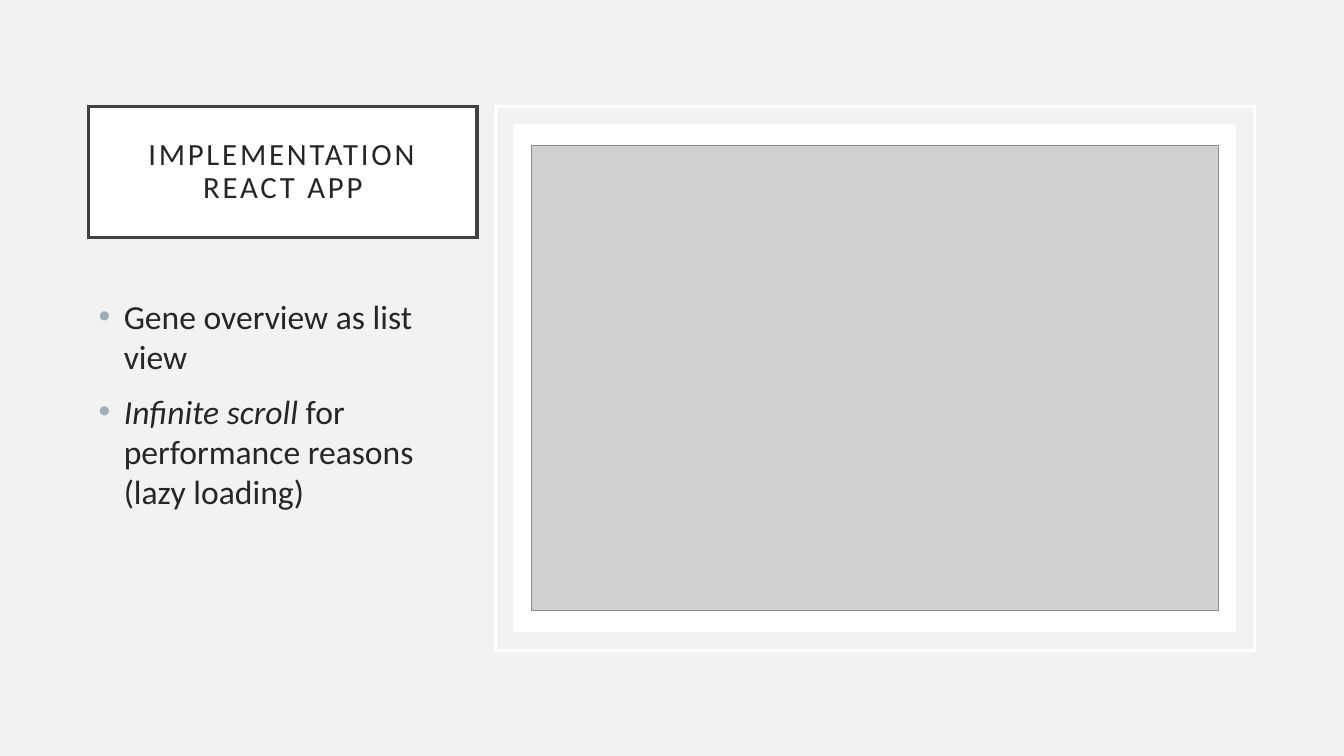
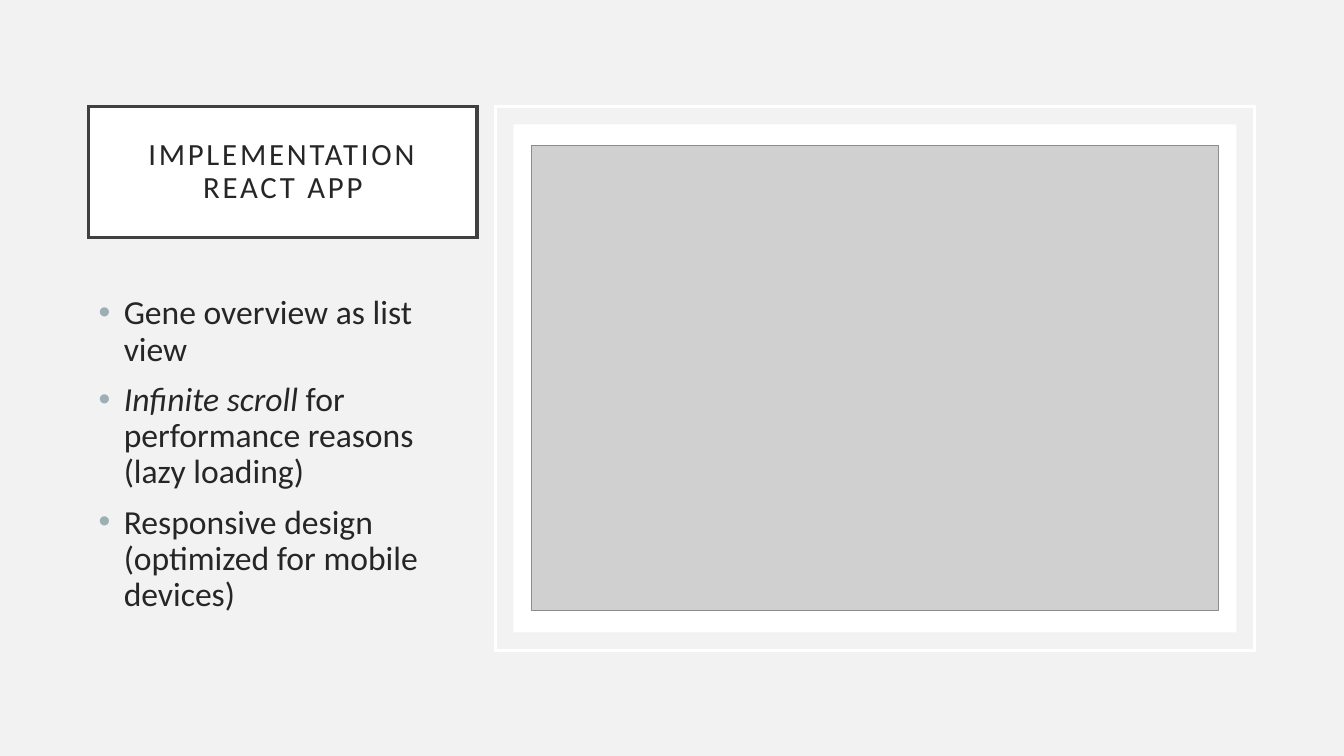
Before and after one commit to G43beli/GENEius, a slide deck: slide 12 of docs/Presentation.pptx. Drawn at 1344x756 pixels with LibreOffice and Linux fonts; fonts in the diff are those of the drawing; grey boxes stand for pictures. Boxes give left, top, right and bottom in pixels: in the first picture for what was removed or moved away, otherwise in the second. Text is boxed around its words. In the diff, an @@ line names an element or a change of style, - is before the commit and + after.

```diff
--- a/docs/Presentation.pptx
+++ b/docs/Presentation.pptx
@@ text at (124, 300, 414, 489): line spacing 1 to 0.9 @@
@@ text at (124, 510, 418, 611): paragraph added @@
+• Responsive design (optimized for mobile devices)
```
Also in this commit, not shown: 9 other slides changed, 3 other files.
